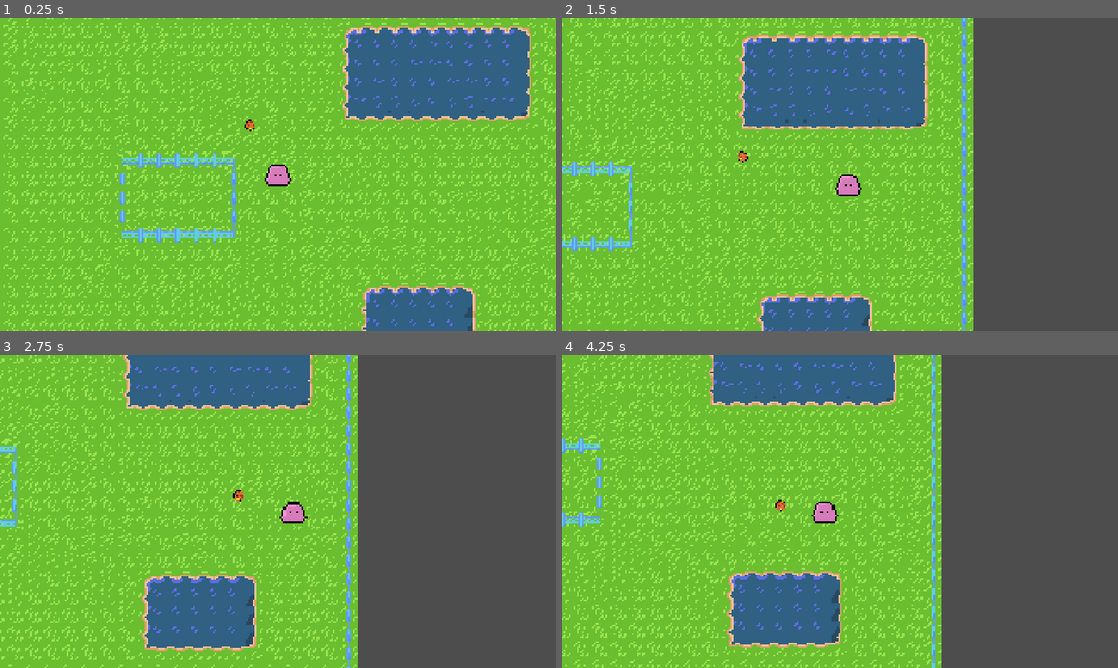
Above: before the commit, frames 1-4 (two rows, left to right).
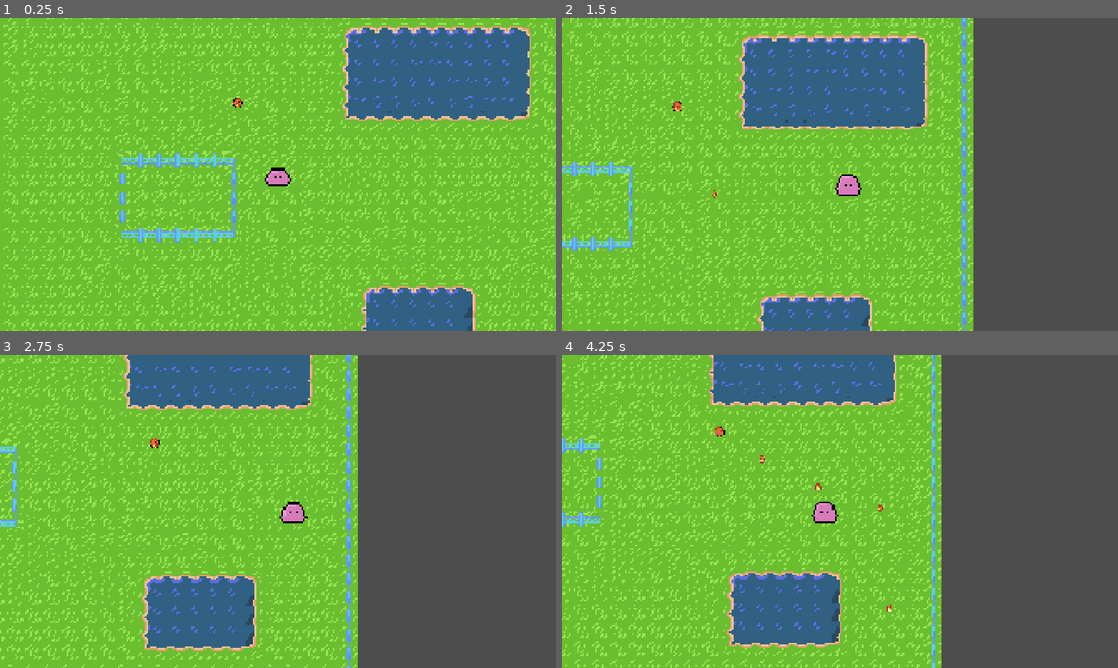
Above: after the commit, the same moments.

Repository: SyntaxError2505/bouncy-game
Game: Godot game, scene res://scenes/game.tscn
Two runs of this game, one before a commit and one after it. Both use one fixed random seed, a clock stepped at 60 frames per second and the inputs below.
Inputs (mouse positions are in pixels of both pictures, inside the frame that each line leads up to):
- Up to frame 1 (0.25 s): no input
- Up to frame 2 (1.5 s): move the mouse to (962, 158) at 0.52 s; hold D (move_right) 0.53-1.28 s; click (962, 158) at 0.67 s; move the mouse to (728, 190) at 1.27 s; hold S (move_down) from 1.28 s (still down)
- Up to frame 3 (2.75 s): move the mouse to (333, 442) at 2.02 s; release S (move_down) at 2.03 s; hold D (move_right) from 2.03 s (still down)
- Up to frame 4 (4.25 s): move the mouse to (812, 574) at 2.77 s; release D (move_right) at 2.78 s; hold W (move_up) 2.78-3.53 s; click (812, 574) at 2.92 s; move the mouse to (1006, 558) at 3.52 s; hold A (move_left) from 3.53 s (still down)

The runs differ from the first frame. In frame 1, 0.2% of the frame differs, in the area x 41-53%, y 25-52%; in frame 2, 0.1%; in frame 3, 0.1%; in frame 4, 0.2%.

Commit message:
bullets |>

Diff:
--- a/scenes/Bullet.tscn
+++ b/scenes/Bullet.tscn
@@ -1,3 +1,51 @@
 [gd_scene format=3 uid="uid://c66eo73a08s0l"]
 
+[ext_resource type="Texture2D" uid="uid://cn63qpp3mkcp6" path="res://sprites/flame.png" id="1_hf8mt"]
+[ext_resource type="Script" uid="uid://ompcp27f5wpu" path="res://scripts/bullet.gd" id="1_p1sfj"]
+
+[sub_resource type="AtlasTexture" id="AtlasTexture_p1sfj"]
+atlas = ExtResource("1_hf8mt")
+region = Rect2(0, 0, 16, 16)
+
+[sub_resource type="AtlasTexture" id="AtlasTexture_4utqk"]
+atlas = ExtResource("1_hf8mt")
+region = Rect2(16, 0, 16, 16)
+
+[sub_resource type="AtlasTexture" id="AtlasTexture_51h0o"]
+atlas = ExtResource("1_hf8mt")
+region = Rect2(32, 0, 16, 16)
+
+[sub_resource type="SpriteFrames" id="SpriteFrames_6xe6r"]
+animations = [{
+"frames": [{
+"duration": 1.0,
+"texture": SubResource("AtlasTexture_p1sfj")
+}, {
+"duration": 1.0,
+"texture": SubResource("AtlasTexture_4utqk")
+}, {
+"duration": 1.0,
+"texture": SubResource("AtlasTexture_51h0o")
+}],
+"loop": 1,
+"name": &"default",
+"speed": 24.0
+}]
+
+[sub_resource type="CircleShape2D" id="CircleShape2D_6xe6r"]
+radius = 6.3245554
+
 [node name="Bullet" type="CharacterBody2D" unique_id=1760140432]
+collision_layer = 0
+script = ExtResource("1_p1sfj")
+
+[node name="AnimatedSprite2D" type="AnimatedSprite2D" parent="." unique_id=1247800505]
+position = Vector2(0, -3)
+scale = Vector2(3.75, 3.75)
+sprite_frames = SubResource("SpriteFrames_6xe6r")
+frame_progress = 0.023729095
+
+[node name="CollisionShape2D" type="CollisionShape2D" parent="." unique_id=687027448]
+position = Vector2(-1, -3)
+shape = SubResource("CircleShape2D_6xe6r")
+one_way_collision_direction = Vector2(0.93015516, -0.36716652)
--- a/scenes/game.tscn
+++ b/scenes/game.tscn
@@ -129,7 +129,7 @@
 script = ExtResource("3_dinhu")
 
 [node name="Grunt" parent="." unique_id=1709366035 node_paths=PackedStringArray("target") instance=ExtResource("4_kvpfn")]
-position = Vector2(-102, -180)
+position = Vector2(-102, -181)
 target = NodePath("../Player")
 
 [node name="WorldAudioManager" type="Node" parent="." unique_id=36362369]
--- a/scenes/grunt.tscn
+++ b/scenes/grunt.tscn
@@ -2,6 +2,7 @@
 
 [ext_resource type="Script" uid="uid://btod88yd15g5k" path="res://scripts/enemy.gd" id="1_6upo6"]
 [ext_resource type="Texture2D" uid="uid://b0qoyif5acyg4" path="res://sprites/arena1_enemy.png" id="2_6upo6"]
+[ext_resource type="PackedScene" uid="uid://c66eo73a08s0l" path="res://scenes/Bullet.tscn" id="2_t8odd"]
 
 [sub_resource type="CircleShape2D" id="CircleShape2D_g2els"]
 radius = 24.0
@@ -38,7 +39,16 @@
 [node name="Grunt" type="CharacterBody2D" unique_id=1709366035 node_paths=PackedStringArray("target", "animation_player") groups=["Enemies"]]
 script = ExtResource("1_6upo6")
 target = NodePath("AnimatedSprite2D")
+bullet_scene = ExtResource("2_t8odd")
+speed = 300.0
+max_health = 100
+damage = 10
+prefered_distance = 500.0
+distance_buffer = 50.0
 animation_player = NodePath("AnimatedSprite2D")
+shoot_cooldown = 0.2
+bullet_speed = 600.0
+spawn_buffer = 200.0
 
 [node name="CollisionShape2D" type="CollisionShape2D" parent="." unique_id=1226920458]
 shape = SubResource("CircleShape2D_g2els")
--- a/scenes/player.tscn
+++ b/scenes/player.tscn
@@ -85,8 +85,7 @@
 [node name="AnimatedSprite2D" type="AnimatedSprite2D" parent="." unique_id=502928067]
 scale = Vector2(6.75, 6.75)
 sprite_frames = SubResource("SpriteFrames_6xe6r")
-animation = &"player_idle_1"
-frame_progress = 0.493113
+animation = &"player_dash"
 
 [node name="CollisionShape2D" type="CollisionShape2D" parent="." unique_id=370219]
 position = Vector2(0, 3)
--- /dev/null
+++ b/scripts/bullet.gd
@@ -0,0 +1,19 @@
+extends CharacterBody2D
+
+@export var speed: float
+@export var damage: float
+@export var direction: Vector2
+
+func _ready():
+	position += direction * 50
+
+func _physics_process(delta: float) -> void:
+	var movement: Vector2 = direction.normalized() * speed * delta
+	var collision = move_and_collide(movement)
+	if collision:
+		print("bullet hit %s" % [collision.get_collider().get_class()])
+		var collider = collision.get_collider()
+		if collider.is_in_group("Player"):
+			print("bullet hit player")
+			collider.set("health", collider.get("health") - damage)
+		queue_free()
--- a/scripts/enemy.gd
+++ b/scripts/enemy.gd
@@ -1,13 +1,31 @@
 extends CharacterBody2D
 
 @export var target: Node2D
-@export var speed: float = 400.0
-@export var max_health: int = 100
-@export var damage: int = 20
+@export var bullet_scene: PackedScene
+@export var speed: float
+@export var max_health: int
+@export var damage: int
 @export var health: int
-@export var prefered_distance: float = 200.0
-@export var distance_buffer: float = 50.0
+@export var prefered_distance: float
+@export var distance_buffer: float
 @export var animation_player: AnimatedSprite2D
+@export var shoot_cooldown: float
+@export var bullet_speed: float
+@export var spawn_buffer: float
+
+var can_shoot: bool = true;
+
+func shoot():
+	if can_shoot:
+		var bullet_instance = bullet_scene.instantiate()
+		bullet_instance.global_transform = global_transform
+		bullet_instance.speed = bullet_speed
+		bullet_instance.damage = damage
+		bullet_instance.direction = Vector2(target.position.x - position.x, target.position.y - position.y).normalized()
+		get_parent().add_child(bullet_instance)
+		can_shoot = false
+		await get_tree().create_timer(shoot_cooldown).timeout
+		can_shoot = true
 
 func _ready():
 	health = max_health
@@ -29,12 +47,7 @@
 			# to close
 			velocity = dir_vector.normalized() * speed * -1
 		else:
-			# to close but within buffer
+			# to close but within buffer2
 			velocity = Vector2.ZERO
-	var collision = move_and_collide(velocity * delta)
-
-	if(collision):
-		var collider = collision.get_collider()
-		if collider.is_in_group("Player") and !collider.get("rolling"):
-			collider.set("health", collider.get("health") - 20)
-			print(collider.get("health"))
+			shoot()
+	move_and_slide()
--- a/scripts/player.gd
+++ b/scripts/player.gd
@@ -52,7 +52,6 @@
 
 	var collision = move_and_collide(velocity * delta)
 	if collision and rolling:
-		print("collision while rolling")
 		launch(collision.get_normal() * jump_strength * launch_speed)
 		jump_strength -= 0.1
 		var collider = collision.get_collider()
Not shown, added: scripts/bullet.gd.uid
Not shown, added: sprites/fy.png.import
